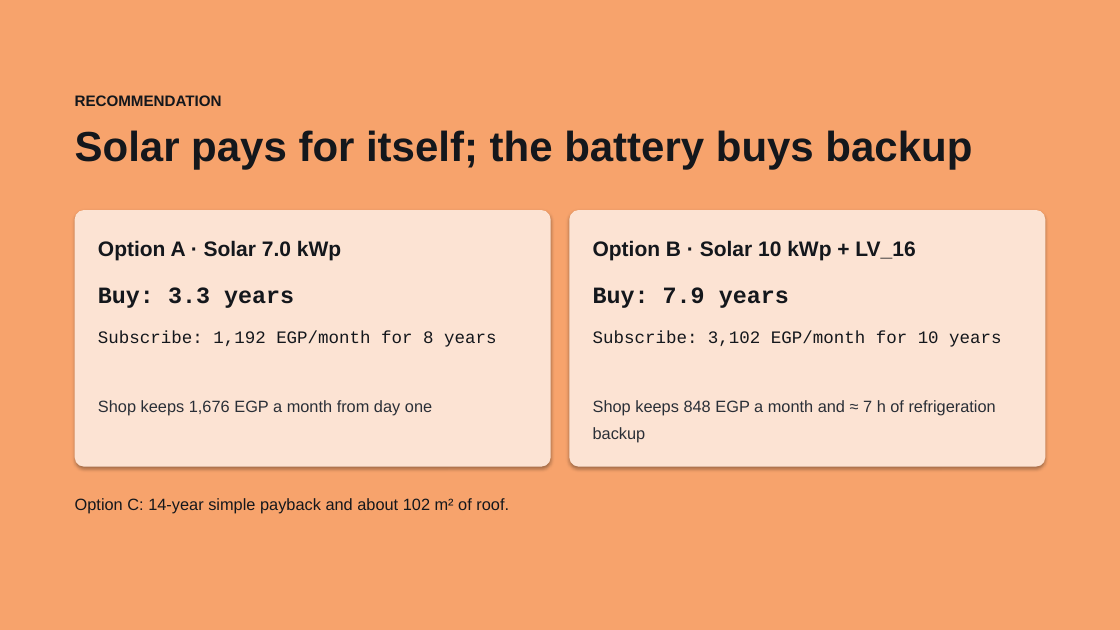
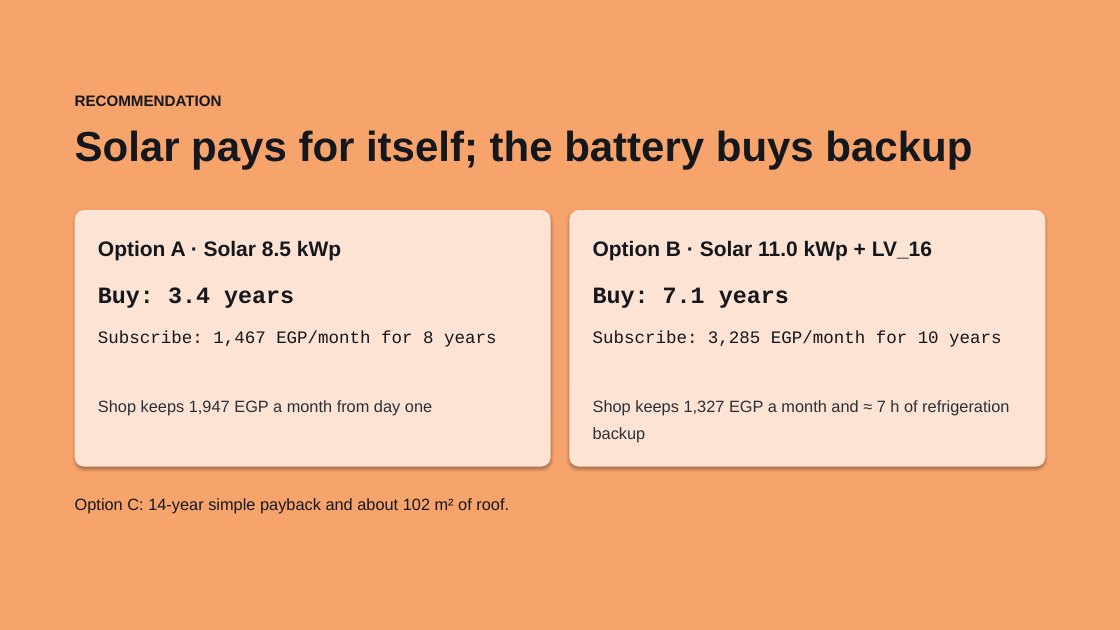
Before and after one commit to boodyelkady1998-sudo/avesta-bess-sizing-tool, a slide deck: slide 9 of El_Mo3alem_Juice_Shop_Solar_BESS.pptx. Drawn at 1120x630 pixels with LibreOffice and Linux fonts; fonts in the diff are those of the drawing. Boxes give left, top, right and bottom in pixels: in the first picture for what was removed or moved away, otherwise in the second. Text is boxed around its words. In the diff, an @@ line names an element or a change of style, - is before the commit and + after.

Commit message:
Apply equal day and night consumption split to juice shop presentation

```diff
--- a/El_Mo3alem_Juice_Shop_Solar_BESS.pptx
+++ b/El_Mo3alem_Juice_Shop_Solar_BESS.pptx
@@ text at [98, 240, 341, 261]: text changed @@
-Option A · Solar 7.0 kWp
+Option A · Solar 8.5 kWp
@@ text at [593, 240, 932, 261]: text changed @@
-Option B · Solar 10 kWp + LV_16
+Option B · Solar 11.0 kWp + LV_16
@@ text at [98, 287, 294, 308]: text changed @@
-Buy: 3.3 years
+Buy: 3.4 years
@@ text at [593, 287, 789, 308]: text changed @@
-Buy: 7.9 years
+Buy: 7.1 years
@@ text at [98, 331, 496, 347]: text changed @@
-Subscribe: 1,192 EGP/month for 8 years
+Subscribe: 1,467 EGP/month for 8 years
@@ text at [593, 331, 1001, 347]: text changed @@
-Subscribe: 3,102 EGP/month for 10 years
+Subscribe: 3,285 EGP/month for 10 years
@@ text at [98, 400, 432, 416]: text changed @@
-Shop keeps 1,676 EGP a month from day one
+Shop keeps 1,947 EGP a month from day one
@@ text at [593, 400, 1009, 442]: text changed @@
-Shop keeps 848 EGP a month and ≈ 7 h of refrigeration backup
+Shop keeps 1,327 EGP a month and ≈ 7 h of refrigeration backup
```
Also in this commit, not shown: 7 other slides changed.
